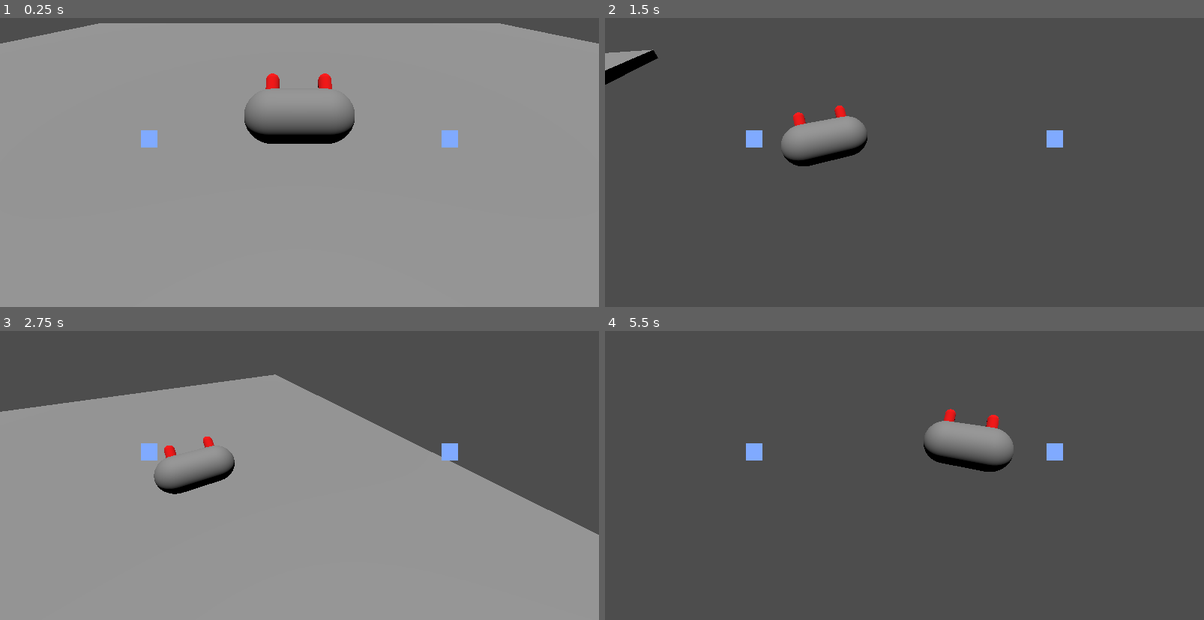
Above: before the commit, frames 1-4 (two rows, left to right).
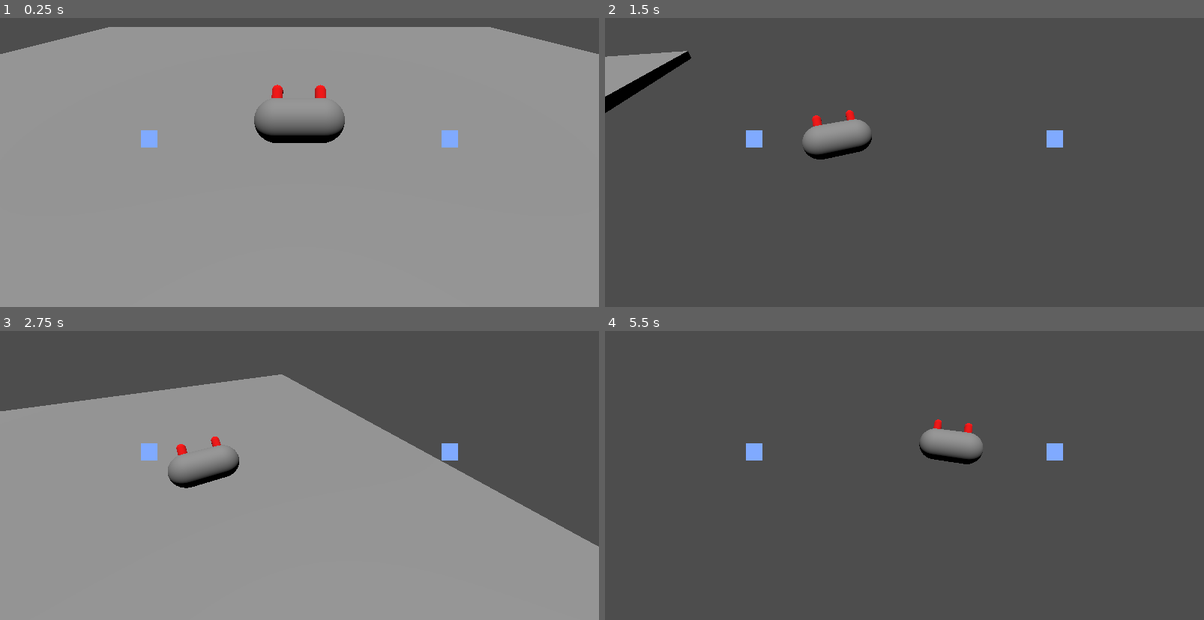
Above: after the commit, the same moments.

Repository: romeshdev/GGJ25
Game: Godot game, scene res://game/RootGame.tscn
Two runs of this game, one before a commit and one after it. Both use one fixed random seed, a clock stepped at 60 frames per second and the inputs below.
Inputs:
- Up to frame 1 (0.25 s): no input
- Up to frame 2 (1.5 s): tap Enter (ui_accept) at 0.5, 0.77 s; hold D (crab_strafe_right) 0.53-1.28 s; hold Down (ui_down) from 1.28 s (still down)
- Up to frame 3 (2.75 s): tap Enter (ui_accept) at 1.52 s; release Down (ui_down) at 2.03 s; hold D (crab_strafe_right) from 2.03 s (still down)
- Up to frame 4 (5.5 s): release D (crab_strafe_right) at 2.78 s; hold Up (ui_up) 2.78-3.53 s; tap Enter (ui_accept) at 3.02, 3.77, 4.52 s; hold A (crab_strafe_left) 3.53-5.03 s; hold Down (ui_down) from 5.03 s (still down)

The runs differ from the first frame. In frame 1, 2.6% of the frame differs, in the area x 0-100%, y 1-44%; in frame 2, 2.5%; in frame 3, 1.6%; in frame 4, 1.2%.

Commit message:
dezoom when jumping

Diff:
--- a/crab/CrabBehaviour.gd
+++ b/crab/CrabBehaviour.gd
@@ -83,8 +83,11 @@
 	camera_target_lateral = lerp(camera_target_lateral, targetInterpolation, delta * HEADCHECK_SPEED)
 	cameraTarget.global_position = cameraTargetStrafeLeft.global_position.lerp(cameraTargetStrafeRight.global_position, camera_target_lateral)
 
-	# Update camera zoom based on strafe
-	cameraMan.targetZoom = 1 - abs(input_strafe)
+	# Update camera zoom based on strafe / jumpign
+	if not onFloor:
+		cameraMan.targetZoom = 0
+	else:
+		cameraMan.targetZoom = 1 - abs(input_strafe)
 
 	# Handle friction
 	var deceleration = STRAFE_DECELERATION * delta
